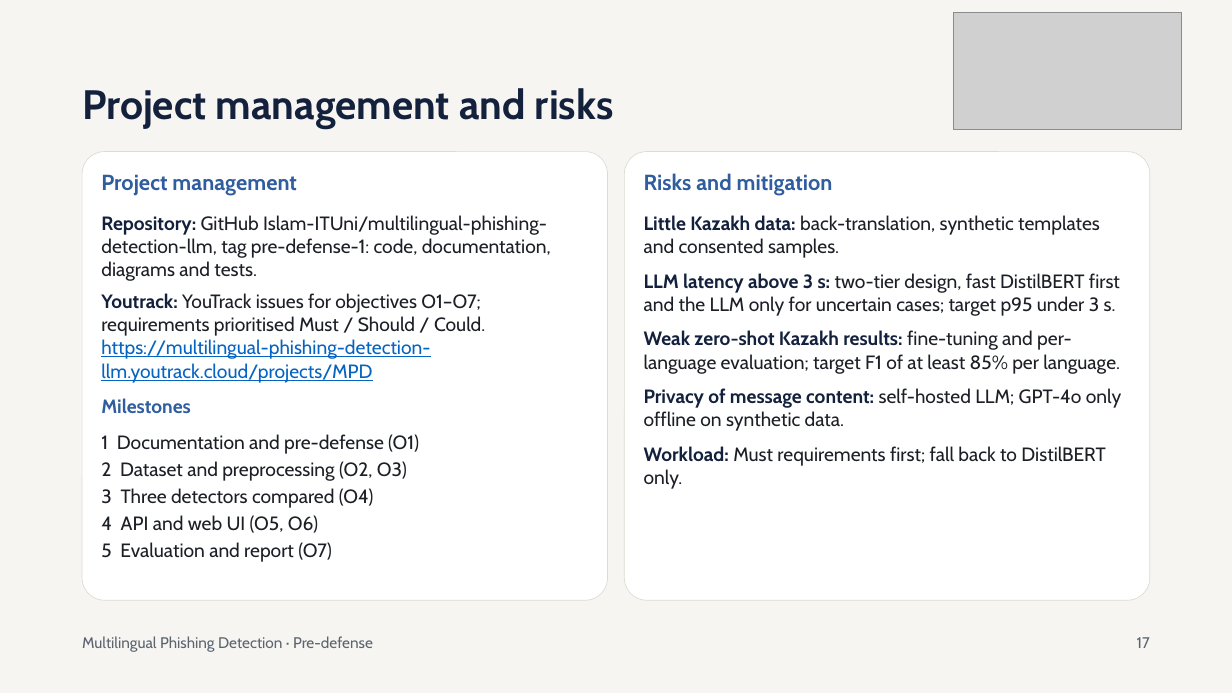
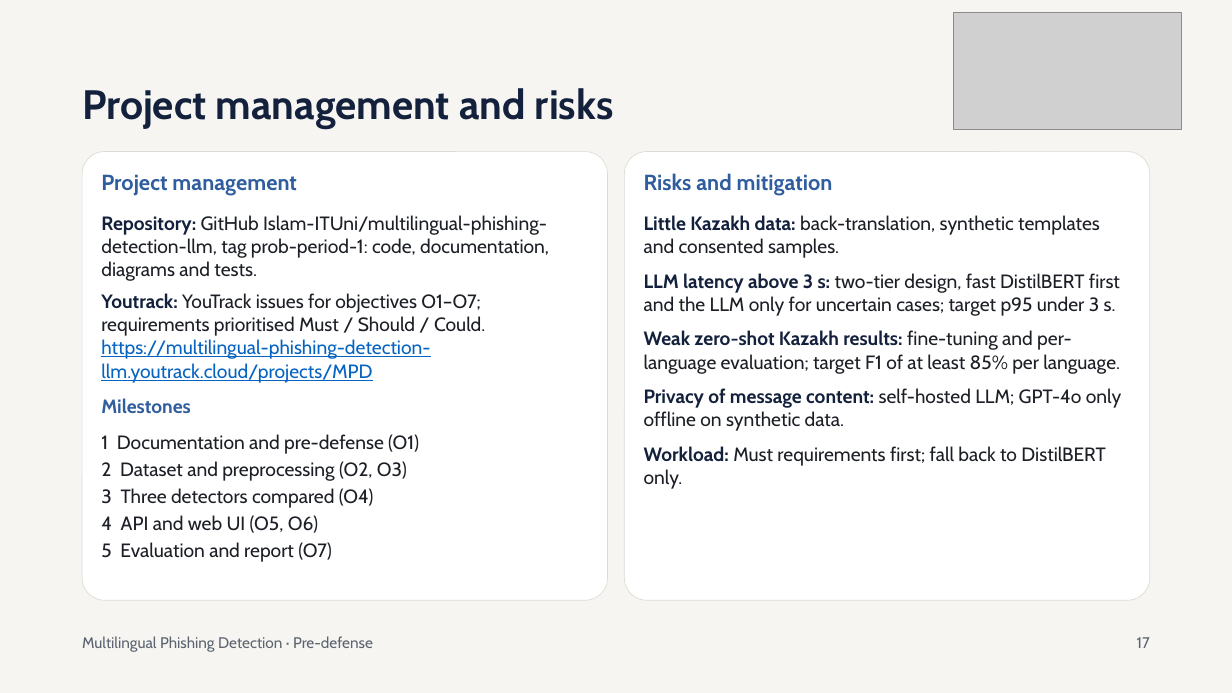
Before and after one commit to Islam-ITUni/multilingual-phishing-detection-llm, a slide deck: slide 17 of docs/presentation/prob-period-1.pptx. Drawn at 1232x693 pixels with LibreOffice and Linux fonts; fonts in the diff are those of the drawing; grey boxes stand for pictures. Boxes give left, top, right and bottom in pixels: in the first picture for what was removed or moved away, otherwise in the second. Text is boxed around its words. In the diff, an @@ line names an element or a change of style, - is before the commit and + after.

Commit message:
MPD-1: Rename presentation and update release tag on slide 17

```diff
--- a/docs/presentation/prob-period-1.pptx
+++ b/docs/presentation/prob-period-1.pptx
@@ text at <box>101,215,549,281</box>: text changed @@
-Repository: GitHub Islam-ITUni/multilingual-phishing-detection-llm, tag pre-defense-1: code, documentation, diagrams and tests.
+Repository: GitHub Islam-ITUni/multilingual-phishing-detection-llm, tag prob-period-1: code, documentation, diagrams and tests.
```
